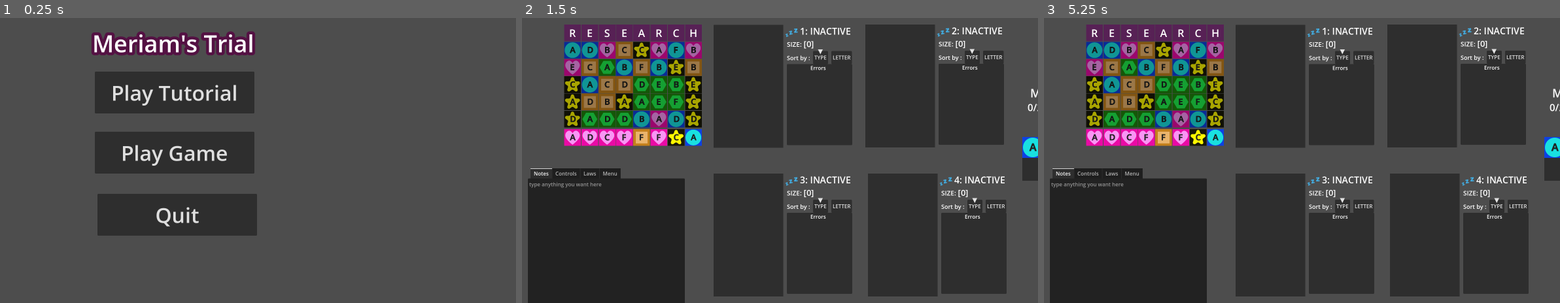
Above: before the commit, frames 1-3 (left to right).
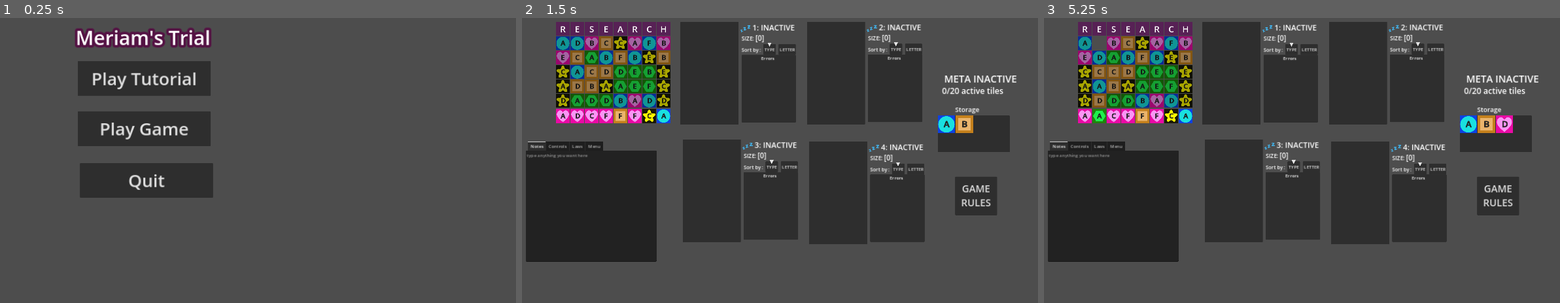
Above: after the commit, the same moments.

Repository: ninjacreeper47/Meriam-s-Trial
Game: Godot game, scene res://Levels/MainMenu.tscn
Two runs of this game, one before a commit and one after it. Both use one fixed random seed, a clock stepped at 60 frames per second and the inputs below.
Inputs:
- Up to frame 1 (0.25 s): no input
- Up to frame 2 (1.5 s): click "Play Game" at 0.5 s; click "A" at 1.25 s
- Up to frame 3 (5.25 s): click "E" at 2 s; click "C" at 2.75 s; click "A" at 3.5 s; click "A" at 4.25 s; click "D" at 5 s

The runs differ from the first frame. In frame 1, 17% of the frame differs, in the area x 14-50%, y 3-77%; in frame 2, 52%; in frame 3, 53%, in the area x 0-100%, y 1-100%.

Commit message:
bare minimum ui scaling

Diff:
--- a/Levels/main.tscn
+++ b/Levels/main.tscn
@@ -48,10 +48,11 @@
 status_num = "2"
 
 [node name="ExperimentDisplay3" parent="Game Screen" instance=ExtResource("3_wqano")]
-offset_left = -280.0
-offset_top = 46.0
-offset_right = -24.0
-offset_bottom = 654.0
+layout_mode = 1
+offset_left = -272.0
+offset_top = 22.0
+offset_right = -16.0
+offset_bottom = 630.0
 metadata/_edit_group_ = true
 
 [node name="Experiment1" parent="Game Screen/ExperimentDisplay3/ExperimentBackground1" index="0"]
@@ -62,10 +63,11 @@
 status_num = "3"
 
 [node name="ExperimentDisplay4" parent="Game Screen" instance=ExtResource("3_wqano")]
+layout_mode = 1
 offset_left = 192.0
-offset_top = 46.0
-offset_right = 448.0
-offset_bottom = 654.0
+offset_top = 30.0
+offset_right = 648.0
+offset_bottom = 430.0
 metadata/_edit_group_ = true
 
 [node name="Experiment1" parent="Game Screen/ExperimentDisplay4/ExperimentBackground1" index="0"]
@@ -88,9 +90,10 @@
 offset_top = 38.0
 offset_right = -360.0
 offset_bottom = 478.0
-metadata/_edit_group_ = true
+metadata/_edit_lock_ = true
 
 [node name="Notes" type="TextEdit" parent="Game Screen/HelpContainer"]
+visible = false
 layout_mode = 2
 placeholder_text = "type anything you want here "
 drag_and_drop_selection_enabled = false
@@ -121,7 +124,6 @@
 expand_mode = 1
 
 [node name="Menu" parent="Game Screen/HelpContainer" instance=ExtResource("11_cjw6x")]
-visible = false
 layout_mode = 2
 
 [node name="StorageContainer" parent="Game Screen" instance=ExtResource("6_d81vx")]
--- a/project.godot
+++ b/project.godot
@@ -21,9 +21,11 @@
 
 [display]
 
-window/size/viewport_width=1600
-window/size/viewport_height=900
+window/size/viewport_width=1920
+window/size/viewport_height=1080
 window/size/mode=2
+window/stretch/mode="canvas_items"
+window/stretch/aspect="expand"
 
 [filesystem]
 
